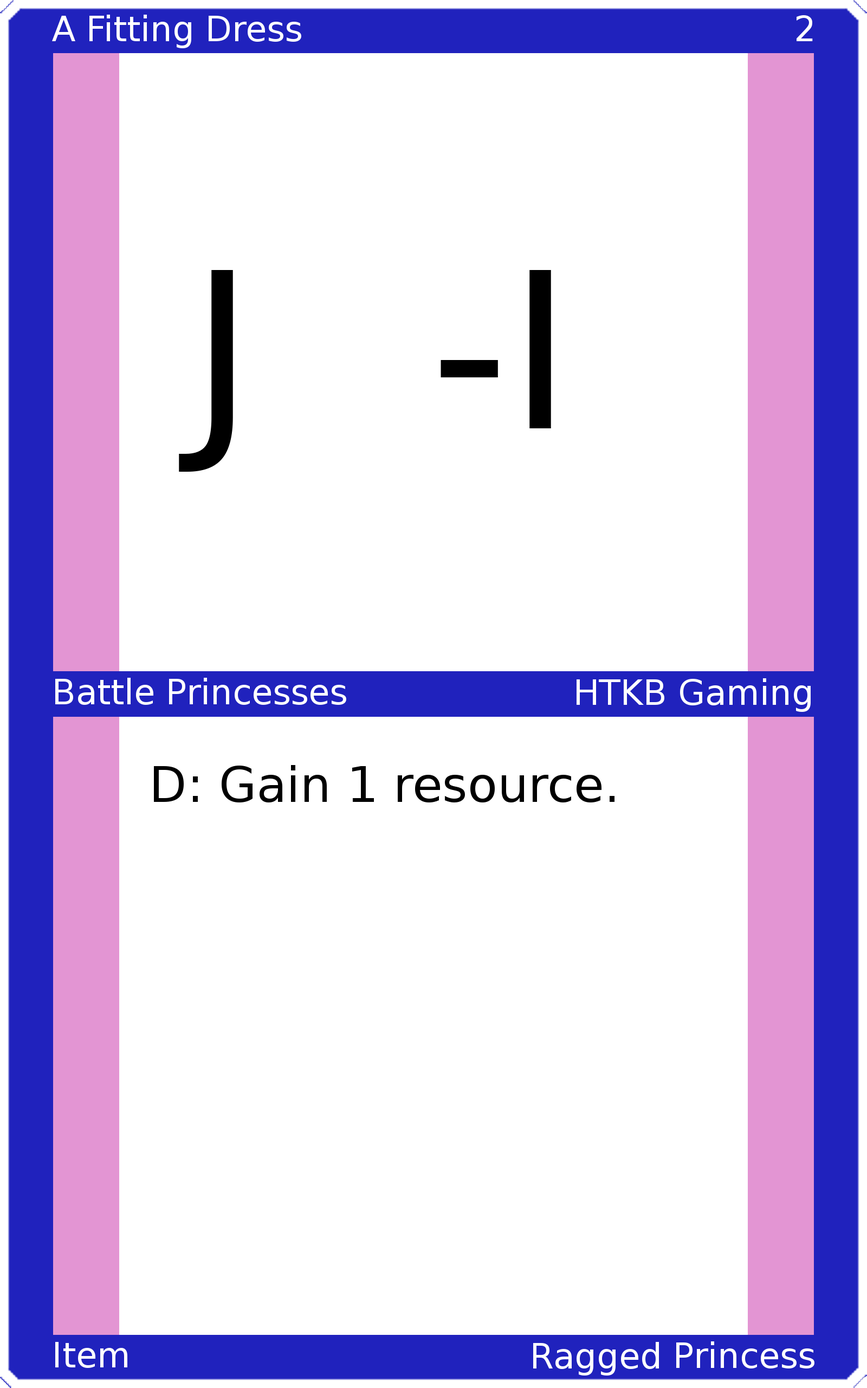
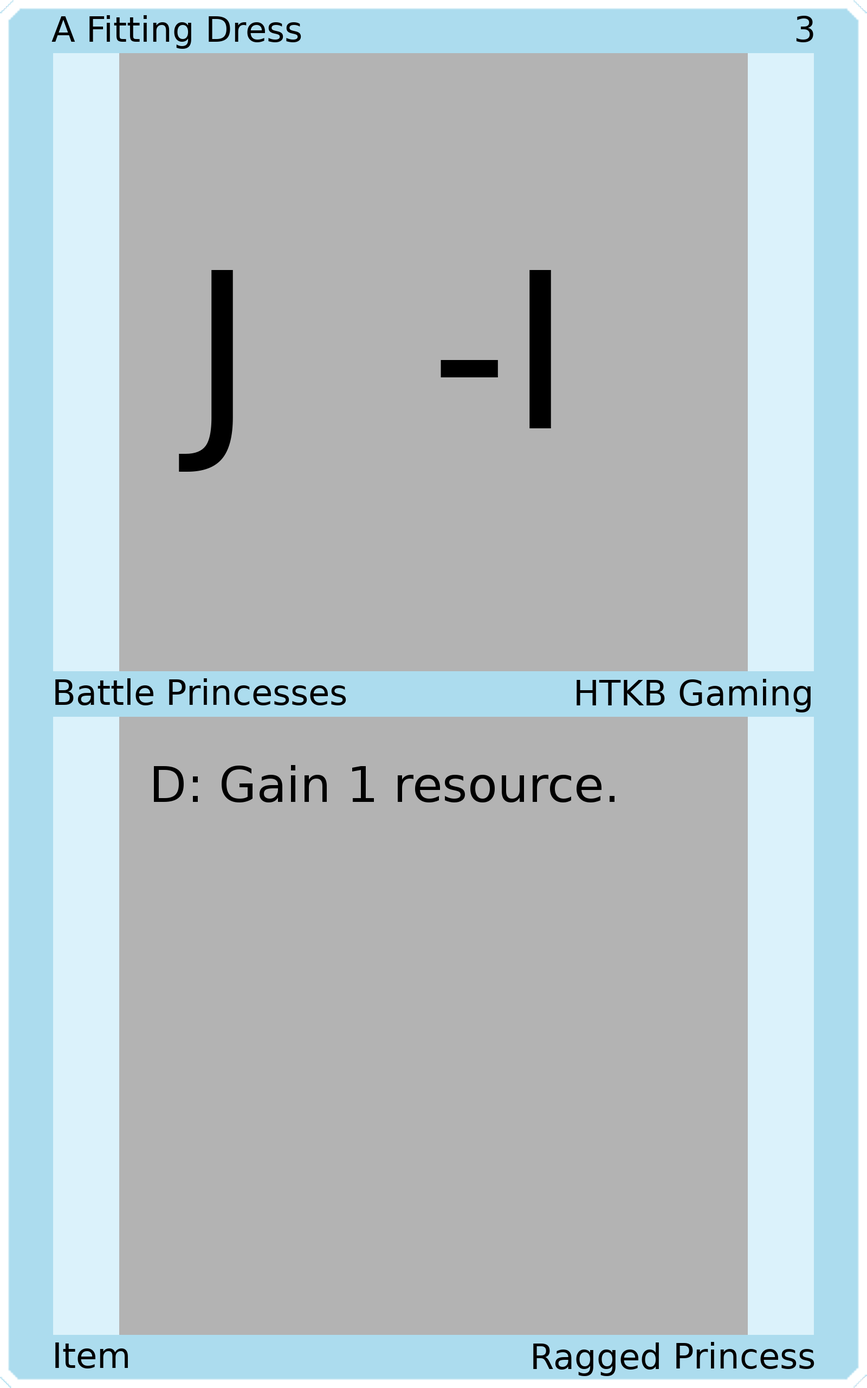
Layered file, before and after one edit (867x1388). Changes by layer:
painted on "Upper Left" over bbox(51, 14, 302, 49)
painted on "Upper Right" over bbox(796, 15, 814, 43)
painted on "Mid Left" over bbox(55, 677, 347, 706)
painted on "Mid Right" over bbox(576, 678, 811, 713)
painted on "Bottom Left" over bbox(55, 1341, 128, 1369)
painted on "Bottom Right" over bbox(533, 1340, 815, 1376)
painted on "Border" over bbox(0, 0, 867, 1388)
painted on "Top Background" over bbox(119, 52, 748, 673)
painted on "Bottom Background" over bbox(119, 715, 748, 1336)
painted on "Background" over bbox(35, 35, 832, 1352)
